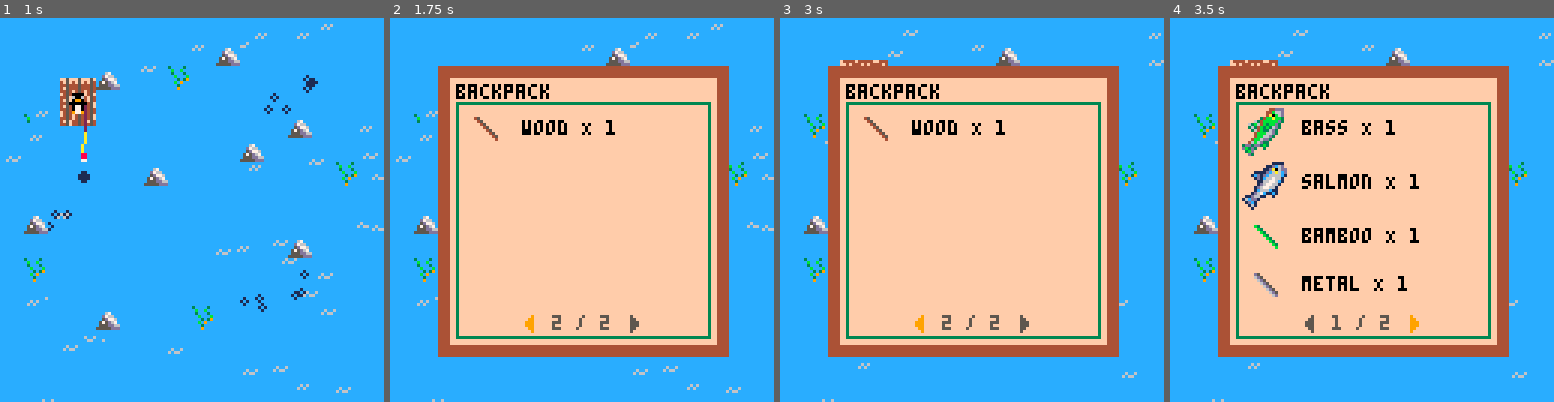
Above: before the commit, frames 1-4 (left to right).
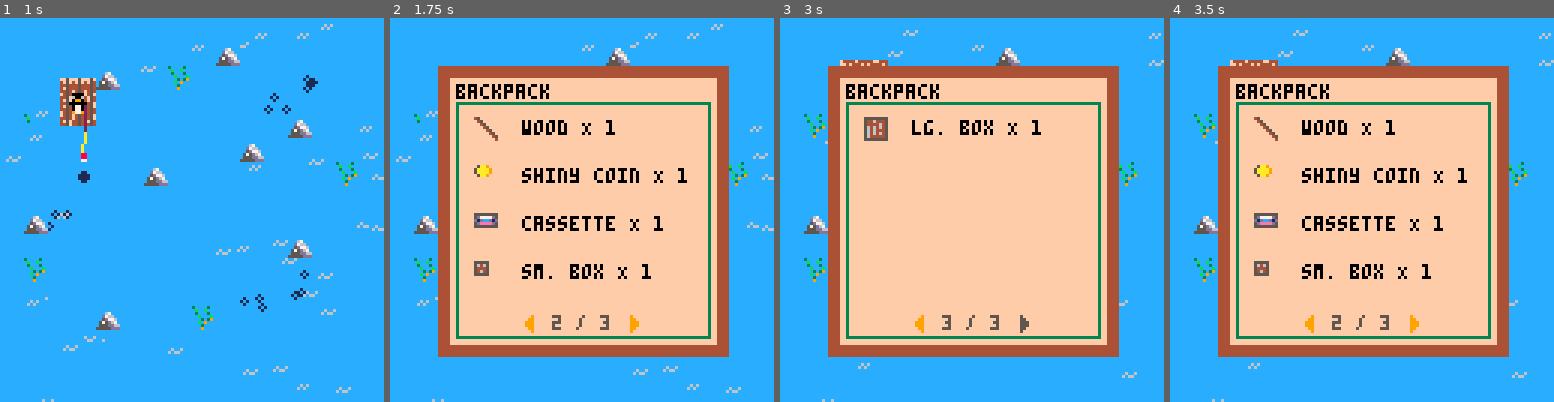
Above: after the commit, the same moments.

Repository: camirmas/carts
Game: PICO-8 cartridge projects/jam.p8
Same seed, same stepped clock (60 frames per second), same inputs: the game is played once before the commit and once after it.
Inputs:
- Up to frame 1 (1 s): tap X (X key) at 0.33 s; tap O (Z key) at 0.7 s
- Up to frame 2 (1.75 s): tap X (X key) at 1.07 s; hold Right from 1.6 s (still down); tap O (Z key) at 1.7 s
- Up to frame 3 (3 s): tap X (X key) at 1.85, 2.97 s; release Right at 2.1 s; tap O (Z key) at 2.1, 2.5, 2.9 s; hold Up 2.15-2.42 s; hold Right from 2.47 s (still down)
- Up to frame 4 (3.5 s): release Right at 3.03 s; hold Left from 3.08 s (still down); tap O (Z key) at 3.3 s

Frame 1 is identical in both runs. In frame 2, 2.1% of the frame differs, in the area x 21-78%, y 38-83%; in frame 3, 0.9%; in frame 4, 4.6%, in the area x 18-78%, y 23-83%.

Commit message:
Add item setup

Diff:
--- a/projects/jam.p8
+++ b/projects/jam.p8
@@ -84,19 +84,22 @@
 		dim = 1,
 	},
 	sm_box = {
-		name = "sm. box",
+		name = "sm_box",
+		disp_name = "sm. box",
 		k = 41,
 		type = item_types.item,
 		dim = 1
 	},
 	lg_box = {
-		name = "lg. box",
+		name = "lg_box",
+		disp_name = "lg. box",
 		k = 40,
 		type = item_types.item,
 		dim = 1
 	},
-	coin = {
-		name = "shiny coin",
+	shiny_coin = {
+		name = "shiny_coin",
+		disp_name = "shiny coin",
 		k = 42,
 		type = item_types.item,
 		dim = 1
@@ -300,7 +303,7 @@
 		set_hook = function(self, hook)
 			self.bite = false
 			if (hook ~= nil) self.hook = hook
-			self.time_to_bite = min(rnd(time_to_bite_max), self.t)
+			self.time_to_bite = mid(1*30, rnd(time_to_bite_max), self.t)
 		end,
 
 		check_catch = function(self)
@@ -566,24 +569,33 @@
 function create_backpack()
 	local held_junk = {}
 	local held_fish = {}
-
-	for k, f in pairs(junk) do
+	local held_items = {}
+
+	for k, v in pairs(junk) do
 		held_junk[k] = { quantity = 0 }
 	end
 
-	for k, f in pairs(fish) do
+	for k, v in pairs(fish) do
 		held_fish[k] = { quantity = 0 }
+	end
+
+	for k, v in pairs(items) do
+		held_items[k] = { quantity = 0 }
 	end
 
 	local backpack = {
 		qty_fish = 0,
 		qty_junk = 0,
+		qty_items = 0,
 		junk = held_junk,
 		fish = held_fish,
+		items = held_items,
 
 		add = function(self, i, qty)
 			if (i.type == item_types.junk) then
 				self:add_junk(i.name, qty)
+			elseif (i.type == item_types.item) then
+				self:add_item(i.name, qty)
 			else
 				self:add_fish(i.name, qty)
 			end
@@ -614,6 +626,20 @@
 			if self.fish[f] and self.fish[f].quantity - qty >= 0 then
 				self.fish[f].quantity = self.fish[f].quantity - qty
 				self.qty_fish -= qty
+			end
+		end,
+
+		add_item = function(self, i, qty)
+			if self.items[i] then
+				self.items[i].quantity = self.items[i].quantity + qty
+				self.qty_items += qty
+			end
+		end,
+
+		rm_item = function(self, i, qty)
+			if self.items[i] and self.items[i].quantity - qty >= 0 then
+				self.items[i].quantity = self.items[i].quantity - qty
+				self.qty_items -= qty
 			end
 		end,
 	}
@@ -868,11 +893,16 @@
 	states:update_state(states.game)
 	player = create_player(20, 20)
 	backpack_ui = create_backpack_ui()
-	player.backpack:add(fish.salmon, 1)
-	player.backpack:add(fish.bass, 1)
-	player.backpack:add(junk.metal, 1)
-	player.backpack:add(junk.wood, 1)
-	player.backpack:add(junk.bamboo, 1)
+
+	for _, f in pairs(fish) do
+		player.backpack:add(f, 1)
+	end
+	for _, j in pairs(junk) do
+		player.backpack:add(j, 1)
+	end
+	for _, i in pairs(items) do
+		player.backpack:add(i, 1)
+	end
 end
 
 function create_backpack_ui()
@@ -896,14 +926,14 @@
 				local qty = info.quantity
 
 				if qty > 0 then
-					add(page, {f, qty})
-					n_items += 1
-
 					if n_items == 4 then
 						n_items = 0
 						add(pages, page)
 						page = {}
 					end
+
+					add(page, {f, qty})
+					n_items += 1
 				end
 			end
 
@@ -912,14 +942,30 @@
 				local qty = info.quantity
 
 				if qty > 0 then
-					add(page, {j, qty})
-					n_items += 1
-
 					if n_items == 4 then
 						n_items = 0
 						add(pages, page)
 						page = {}
 					end
+
+					add(page, {j, qty})
+					n_items += 1
+				end
+			end
+
+			for name, info in pairs(player.backpack.items) do
+				local i = items[name]
+				local qty = info.quantity
+
+				if qty > 0 then
+					if n_items == 4 then
+						n_items = 0
+						add(pages, page)
+						page = {}
+					end
+
+					add(page, {i, qty})
+					n_items += 1
 				end
 			end
 
@@ -973,9 +1019,9 @@
 				local item = res[1]
 				local qty = res[2]
 
-				print(item.name .. " X " .. qty, cx + 20, cy + 4, 0)
-
-				if (item.type == item_types.junk) then
+				print((item.disp_name or item.name) .. " X " .. qty, cx + 20, cy + 4, 0)
+
+				if (item.type ~= item_types.fish) then
 					spr(item.k, cx + 4, cy + 3, item.dim, item.dim)
 					cy += 16
 				else
